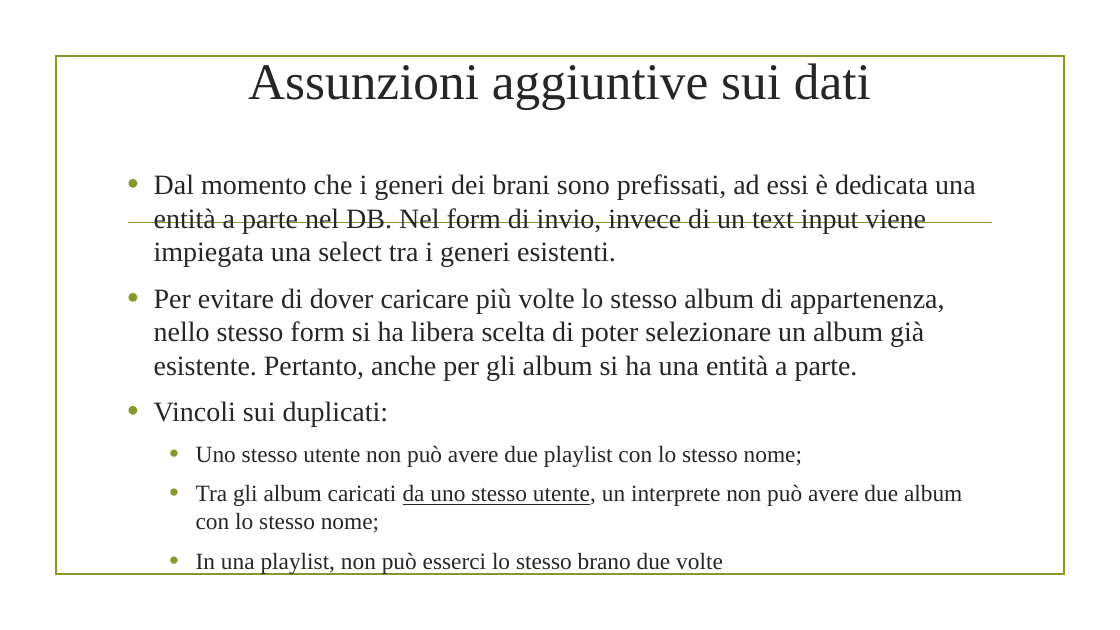
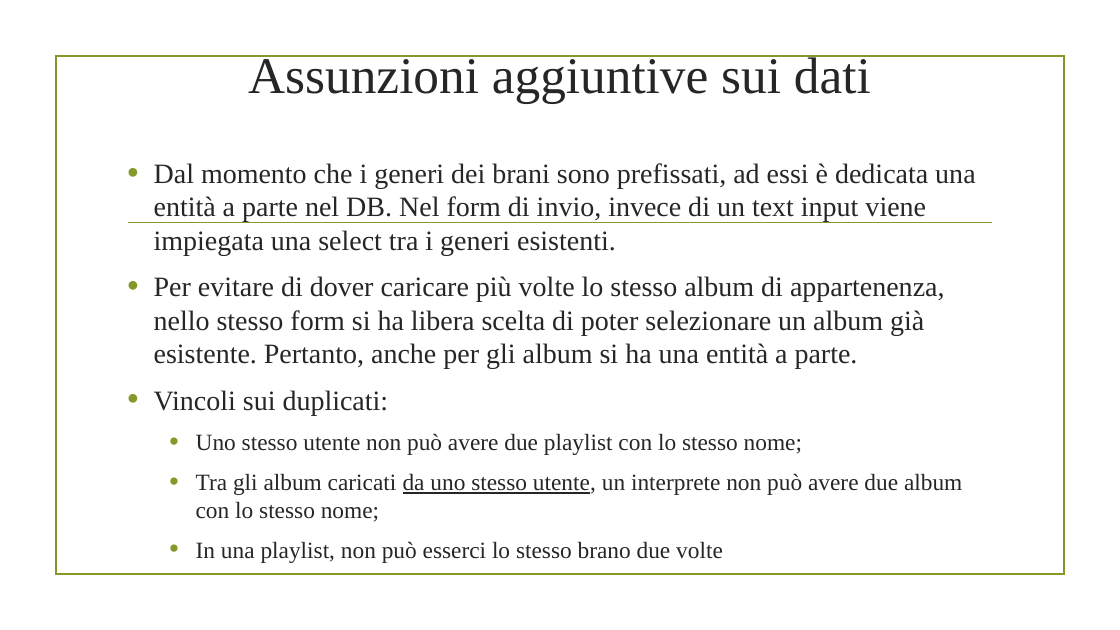
Before and after one commit to alex-atanassov/TIW2021-Atanassov-Bruno, a slide deck: slide 5 of deliverables/Presentazione progetto TIW.pptx. Drawn at 1120x630 pixels with LibreOffice and Linux fonts; fonts in the diff are those of the drawing; background and template pictures are left out. Boxes give left, top, right and bottom in pixels: in the first picture for what was removed or moved away, otherwise in the second. Text is boxed around its words. In the diff, an @@ line names an element or a change of style, - is before the commit and + after.

```diff
--- a/deliverables/Presentazione progetto TIW.pptx
+++ b/deliverables/Presentazione progetto TIW.pptx
@@ title "Assunzioni aggiuntive sui dati": place and size @@
-title "Assunzioni aggiuntive sui dati" at (248, 63, 871, 110)
+title "Assunzioni aggiuntive sui dati" at (248, 55, 871, 104)
@@ text "Dal momento che i generi ...": place and size @@
-text "Dal momento che i generi ..." at (154, 174, 975, 575)
+text "Dal momento che i generi ..." at (154, 163, 975, 563)
```
Also in this commit, not shown: 28 other slides changed, 4 slides added, 3 slides removed.
